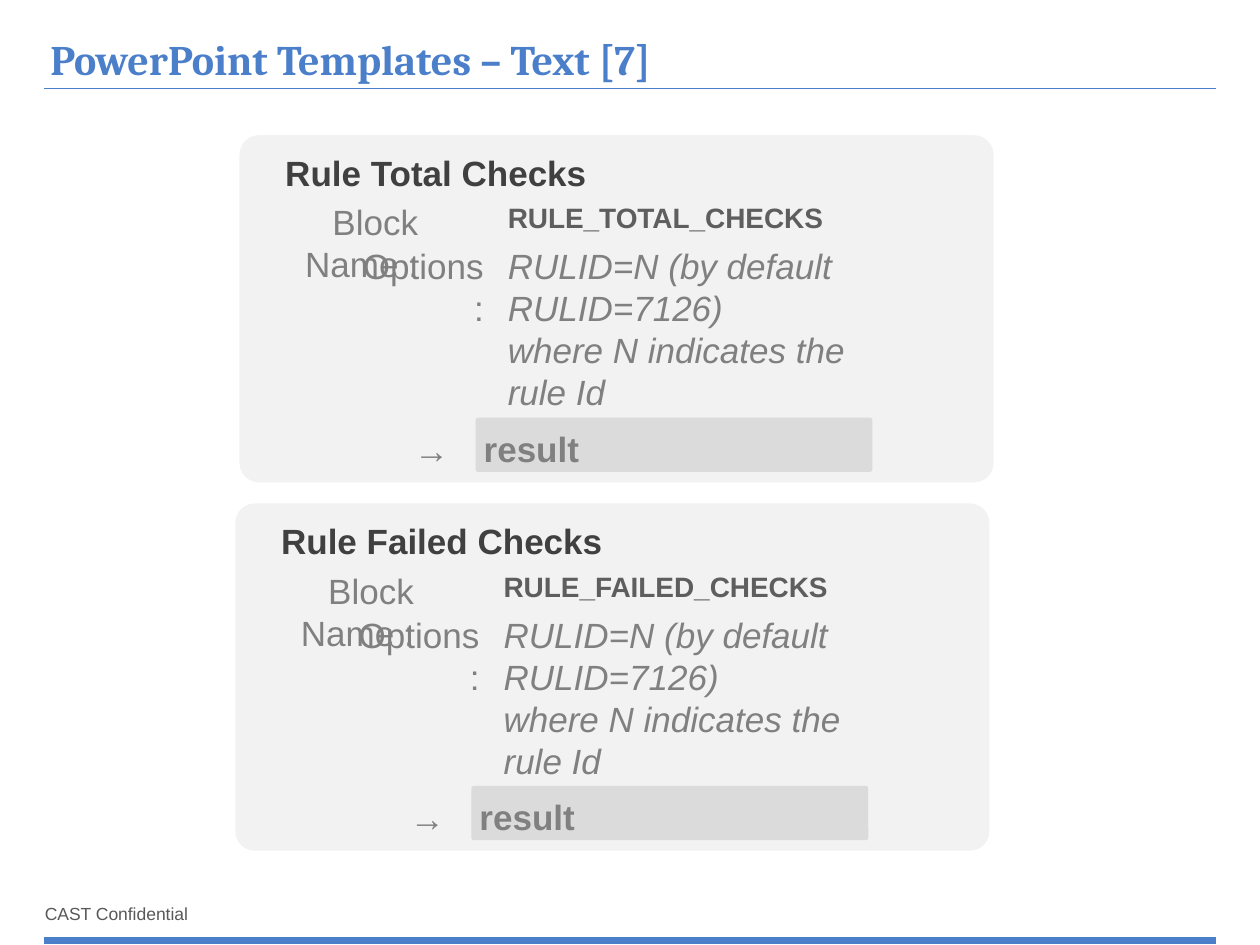
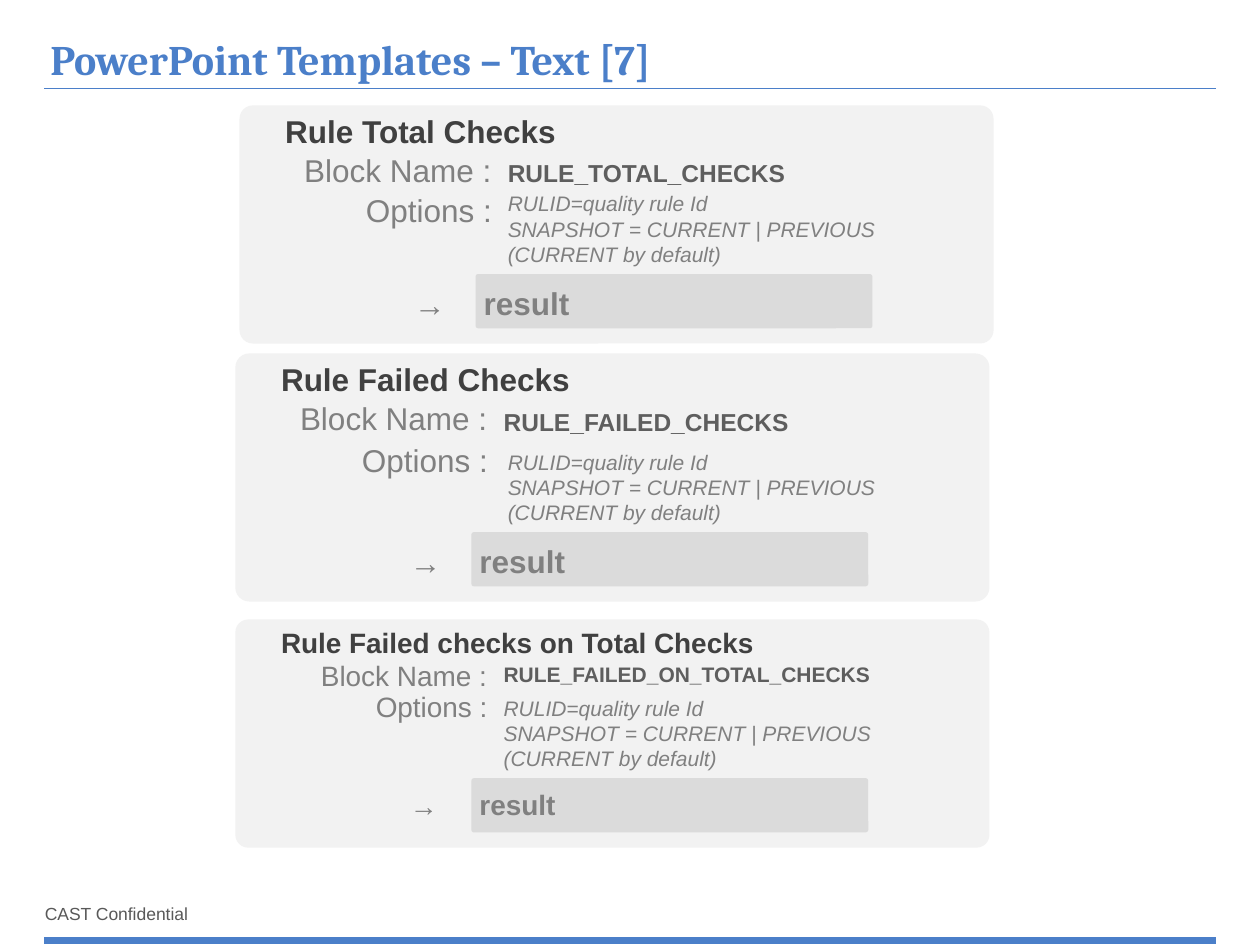
Before and after one commit to CAST-projects/ReportGenerator, a slide deck: slide 15 of CastReporting.Reporting/TemplatesFiles/1- Powerpoint-components-library.pptx. Drawn at 1260x945 pixels with LibreOffice and Linux fonts; fonts in the diff are those of the drawing; background and template pictures are left out. Boxes give left, top, right and bottom in pixels: in the first picture for what was removed or moved away, otherwise in the second. Text is boxed around its words. In the diff, an @@ line names an element or a change of style, - is before the commit and + after.

Commit message:
REPORTGEN-7 : RULE_TOTAL_CHECKS, RULE_FAILED_CHECKS, RULE_FAILED_ON_TOTAL_CHECKS and templates

```diff
--- a/CastReporting.Reporting/TemplatesFiles/1- Powerpoint-components-library.pptx
+++ b/CastReporting.Reporting/TemplatesFiles/1- Powerpoint-components-library.pptx
@@ rounded rectangle: place and size @@
-rounded rectangle at (239, 135, 993, 483)
+rounded rectangle at (239, 106, 993, 344)
@@ text "Rule Total Checks": place and size @@
-text "Rule Total Checks" at (285, 160, 587, 187)
+text "Rule Total Checks" at (285, 120, 556, 144)
@@ text "Block Name :": place and size @@
-text "Block Name :" at (305, 209, 418, 284)
+text "Block Name :" at (304, 159, 474, 182)
@@ text "RULE_TOTAL_CHECKS": place and size @@
-text "RULE_TOTAL_CHECKS" at (508, 208, 823, 232)
+text "RULE_TOTAL_CHECKS" at (508, 165, 785, 185)
@@ text "RULE_TOTAL_CHECKS" at (508, 165, 785, 185): size 16 to 14 pt @@
@@ text "Options :": place and size @@
-text "Options :" at (363, 253, 484, 286)
+text "Options :" at (366, 199, 474, 228)
@@ text at (508, 196, 875, 266): text changed; size 20 to 12 pt @@
-RULID=N (by default RULID=7126)
-where N indicates the rule Id
+RULID=quality rule Id
+SNAPSHOT = CURRENT | PREVIOUS (CURRENT by default)
@@ 2 texts, 1 rounded rectangle: place and size @@
-2 texts, 1 rounded rectangle at (402, 418, 872, 478)
+2 texts, 1 rounded rectangle at (402, 275, 872, 334)
@@ rounded rectangle: place and size @@
-rounded rectangle at (236, 504, 989, 852)
+rounded rectangle at (236, 354, 989, 602)
@@ text "Rule Failed Checks": place and size @@
-text "Rule Failed Checks" at (281, 528, 603, 555)
+text "Rule Failed Checks" at (281, 368, 570, 392)
@@ text "Block Name :": place and size @@
-text "Block Name :" at (301, 578, 414, 652)
+text "Block Name :" at (300, 407, 470, 430)
@@ text "RULE_FAILED_CHECKS" at (504, 414, 789, 434): size 16 to 14 pt @@
@@ text "RULE_FAILED_CHECKS": place and size @@
-text "RULE_FAILED_CHECKS" at (504, 577, 828, 601)
+text "RULE_FAILED_CHECKS" at (504, 414, 789, 434)
@@ text "Options :": place and size @@
-text "Options :" at (359, 622, 480, 655)
+text "Options :" at (362, 449, 470, 478)
@@ text added at (508, 455, 875, 524), 12 pt, text #808080, italic @@
+RULID=quality rule Id
+SNAPSHOT = CURRENT | PREVIOUS (CURRENT by default)
@@ size 20 to 18 pt in 10 elements at (285, 120, 556, 144), (304, 159, 474, 182), (366, 199, 474, 228), (484, 292, 570, 315), (281, 368, 570, 392), (300, 407, 470, 430), (362, 449, 470, 478), (479, 550, 565, 573), (402, 278, 462, 334), (398, 537, 459, 592) @@
@@ 2 texts, 1 rounded rectangle: place and size @@
-2 texts, 1 rounded rectangle at (398, 786, 868, 845)
+2 texts, 1 rounded rectangle at (398, 532, 868, 592)
@@ rounded rectangle added at (236, 620, 989, 848), fill #F2F2F2 @@
@@ text removed at (504, 622, 841, 774) @@
-RULID=N (by default RULID=7126)
-where N indicates the rule Id
@@ text added at (281, 632, 753, 654), 16 pt, text #404040, bold @@
+Rule Failed checks on Total Checks
@@ text added at (321, 666, 471, 686), 16 pt, text #808080 @@
+Block Name :
@@ text added at (504, 667, 870, 685), 12 pt, text #5E5E5E, bold @@
+RULE_FAILED_ON_TOTAL_CHECKS
@@ text added at (376, 697, 472, 722), 16 pt, text #808080 @@
+Options :
@@ text added at (504, 701, 870, 770), 12 pt, text #808080, italic @@
+RULID=quality rule Id
+SNAPSHOT = CURRENT | PREVIOUS (CURRENT by default)
@@ rounded rectangle added at (471, 779, 868, 833), fill #BFBFBF at 45% opacity @@
@@ text added at (398, 782, 459, 838), 16 pt, text #808080, bold @@
+→
@@ text added at (479, 795, 555, 815), 16 pt, text #808080, bold @@
+result
```
Also in this commit, not shown: 3 other slides changed, 1 slide removed, 6 other files.
